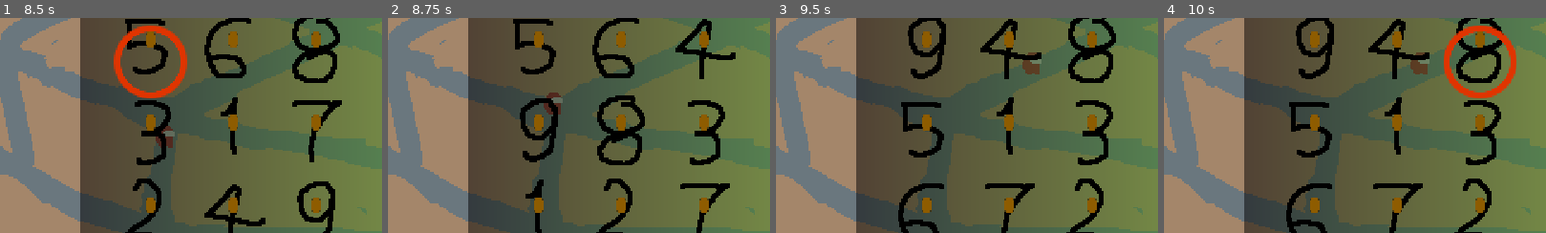
Above: before the commit, frames 1-4 (left to right).
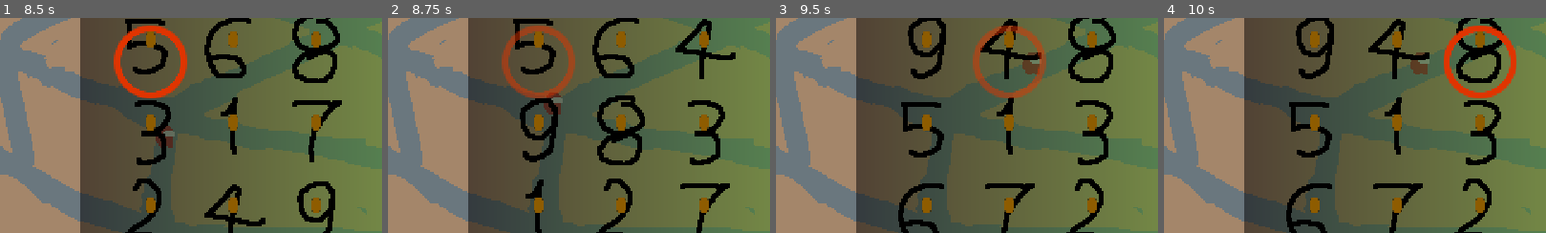
Above: after the commit, the same moments.

Repository: laxeminute/ollie-endless-date
Game: Godot game, scene res://src/interface/title_screen.tscn
The game is run twice, just before and just after one commit, with the same random seed, the same clock (stepped at 60 frames per second) and the same inputs.
Inputs (mouse positions are % of the whole screen's width and height, from its top left):
- Up to frame 1 (8.5 s): click "start" at 0.5 s; click "RANDOM MINIGAME" at 1.25 s; click "RANDOM MINIGAME" at 2 s; click "RANDOM MINIGAME" at 2.75 s; move the mouse to (50, 50) at 3.52 s; click (50, 50) at 3.67 s; move the mouse to (30, 55) at 4.27 s; click (30, 55) at 4.42 s; move the mouse to (60, 28) at 5.02 s; click (60, 28) at 5.17 s; move the mouse to (45, 70) at 5.77 s; click (45, 70) at 5.92 s; move the mouse to (80, 65) at 6.52 s; click (80, 65) at 6.67 s; tap Enter at 7.25 s; move the mouse to (20, 35) at 7.27 s; click (20, 35) at 7.42 s; move the mouse to (39, 34) at 8.02 s; click (39, 34) at 8.17 s
- Up to frame 2 (8.75 s): no input
- Up to frame 3 (9.5 s): move the mouse to (50, 34) at 8.77 s; click (50, 34) at 8.92 s
- Up to frame 4 (10 s): move the mouse to (61, 34) at 9.52 s; click (61, 34) at 9.67 s
The pictures show only the part of the screen within x 20-70%, y 27-77%; the shares and areas given below are measured in that part.

Frame 1 is identical in both runs. In frame 2, 1.7% of the frame differs, in the area x 29-49%, y 3-38%; in frame 3, 1.7%, in the area x 51-71%, y 3-38%; in frame 4, nothing differs.

Commit message:
Fix weird mouse thing

Diff:
--- a/src/level/activity/ring_toss/ring_number.gd
+++ b/src/level/activity/ring_toss/ring_number.gd
@@ -6,6 +6,11 @@
 const DIMENSIONS = Vector2i(48, 48)
 
 var active: bool = true
+var _has_mouse: bool = false:
+	set(value):
+		_has_mouse = value
+		if active:
+			ring.visible = _has_mouse
 
 @onready var number_sprite: Sprite2D = $Number
 @onready var ring: Sprite2D = $Ring
@@ -25,12 +30,14 @@
 
 func reset() -> void:
 	active = true
-	ring.hide()
+	ring.visible = _has_mouse
 	ring.modulate = Color(Color.WHITE, 0.5)
 
 
 func _on_click_detector_clicked() -> void:
 	if not active:
+		return
+	if not ring.visible:
 		return
 	clicked.emit(number)
 	ring.modulate = Color.WHITE
@@ -41,12 +48,8 @@
 
 
 func _on_mouse_entered() -> void:
-	if not active:
-		return
-	ring.show()
+	_has_mouse = true
 
 
 func _on_mouse_exited() -> void:
-	if not active:
-		return
-	ring.hide()
+	_has_mouse = false
